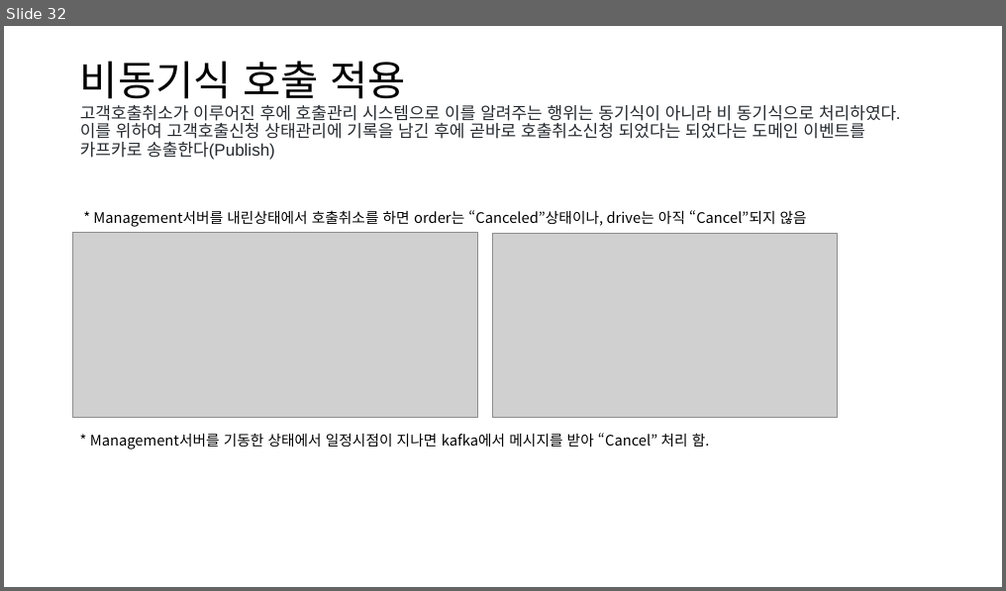
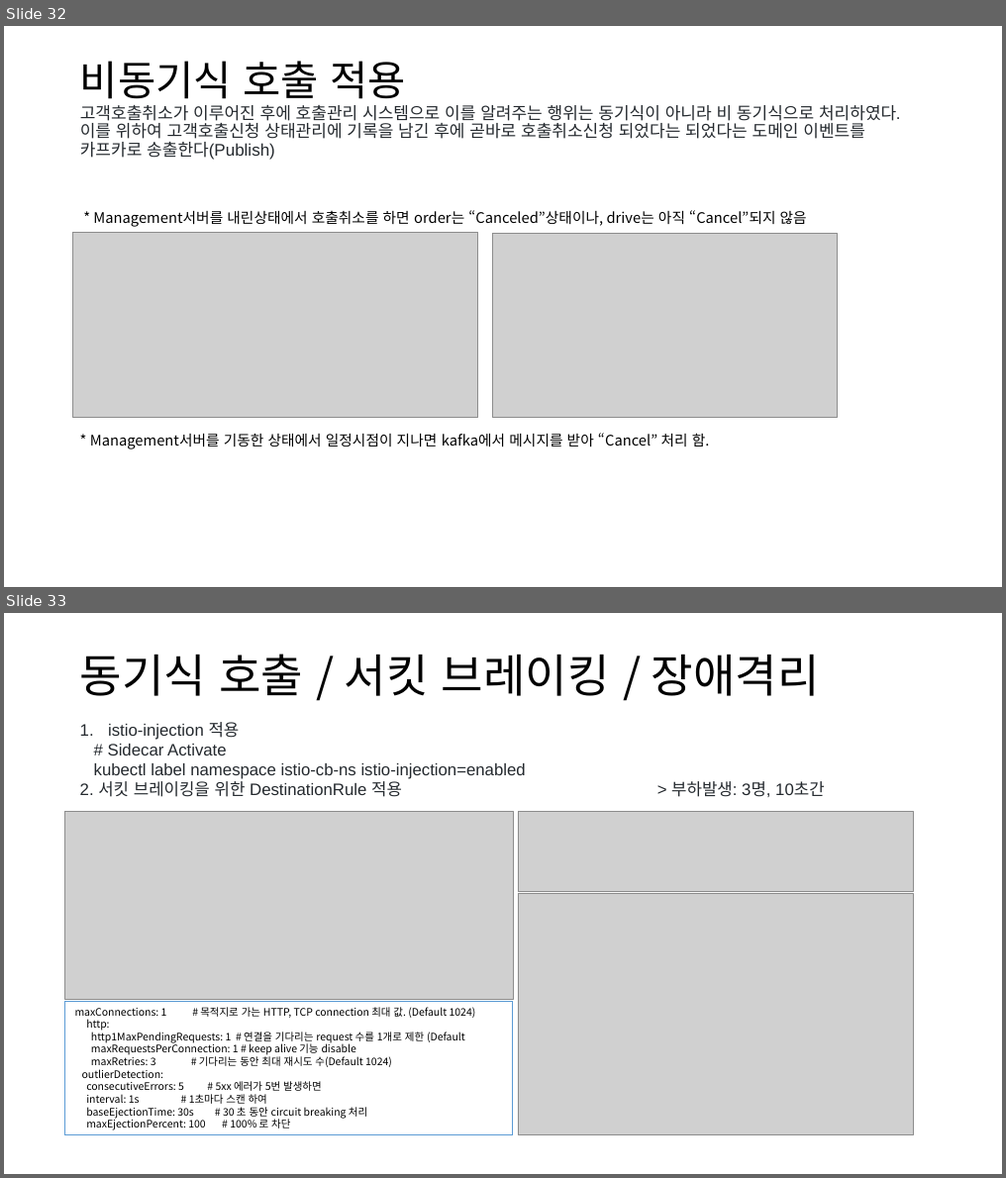
Before and after one commit to eoboon/DCNA-AWS, a slide deck: hTaxi_v0.2.pptx. Shown one above the other, each under a label of ours: slide 32 before the commit, slides 32 and 33 after it. The pictures are 1006x591 and 1006x1178 pixels, drawn with LibreOffice and Linux fonts; fonts in the diff are those of the drawing; grey boxes stand for pictures. Boxes give left, top, right and bottom in pixels: in the first picture for what was removed or moved away, otherwise in the second. Text is boxed around its words. In the diff, an @@ line names an element or a change of style, - is before the commit and + after.

```diff
--- a/hTaxi_v0.2.pptx
+++ b/hTaxi_v0.2.pptx
@@ slide 33 added at bbox=[4, 613, 1002, 1174], background #FFFFFF @@
@@ title added at bbox=[80, 654, 820, 696], 44 pt, text #000000 @@
+동기식 호출 / 서킷 브레이킹 / 장애격리
@@ text added at bbox=[80, 722, 526, 797], 16 pt, text #24292E @@
+1. istio-injection 적용
+# Sidecar Activate
+kubectl label namespace istio-cb-ns istio-injection=enabled
+2. 서킷 브레이킹을 위한 DestinationRule 적용
@@ text added at bbox=[671, 781, 825, 797], 16 pt, text #24292E @@
+> 부하발생: 3명, 10초간
@@ picture added at bbox=[65, 811, 513, 999] @@
@@ picture added at bbox=[518, 812, 913, 892] @@
@@ picture added at bbox=[518, 893, 913, 1136] @@
@@ rectangle added at bbox=[65, 1002, 513, 1136], outline #5B9BD5 0.75 pt, 10 pt, text #000000 @@
+maxConnections: 1 # 목적지로 가는 HTTP, TCP connection 최대 값. (Default 1024)
+http:
+http1MaxPendingRequests: 1 # 연결을 기다리는 request 수를 1개로 제한 (Default
+maxRequestsPerConnection: 1 # keep alive 기능 disable
+maxRetries: 3 # 기다리는 동안 최대 재시도 수(Default 1024)
+outlierDetection:
+consecutiveErrors: 5 # 5xx 에러가 5번 발생하면
+interval: 1s # 1초마다 스캔 하여
+baseEjectionTime: 30s # 30 초 동안 circuit breaking 처리
+maxEjectionPercent: 100 # 100% 로 차단
```
Also in this commit, not shown: 8 slides changed, 1 other slide added, 4 slides removed, 3 other files.
